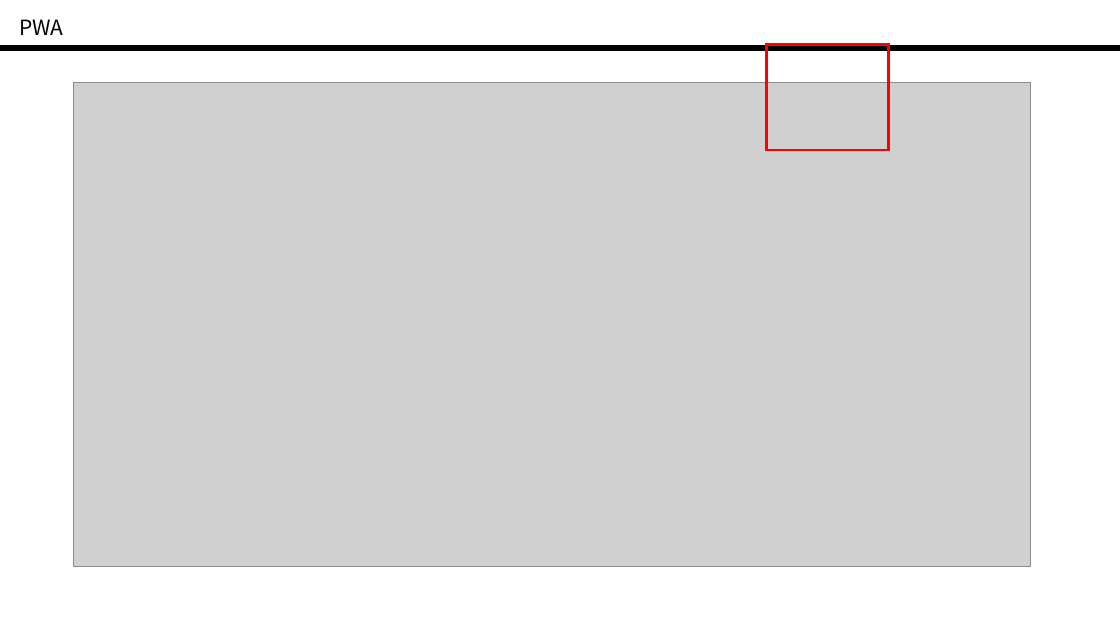
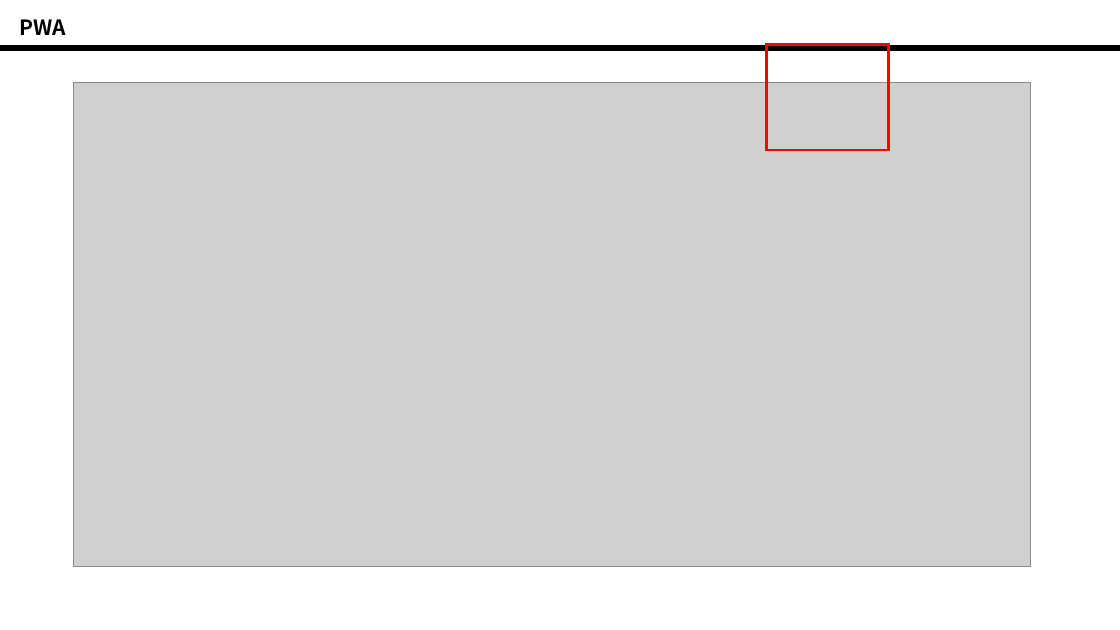
Before and after one commit to kingntop/ap, a slide deck: slide 7 of 4/TTA_교육_과정_4.pptx. Drawn at 1120x630 pixels with LibreOffice and Linux fonts; fonts in the diff are those of the drawing; grey boxes stand for pictures; background and template pictures are left out. Boxes give left, top, right and bottom in pixels: in the first picture for what was removed or moved away, otherwise in the second. Text is boxed around its words. In the diff, an @@ line names an element or a change of style, - is before the commit and + after.

```diff
--- a/4/TTA_교육_과정_4.pptx
+++ b/4/TTA_교육_과정_4.pptx
@@ text "PWA" at [19,19,66,35]: bold on @@
```
Also in this commit, not shown: 13 other slides changed, 1 slide added, 1 slide removed, 4 other files.
